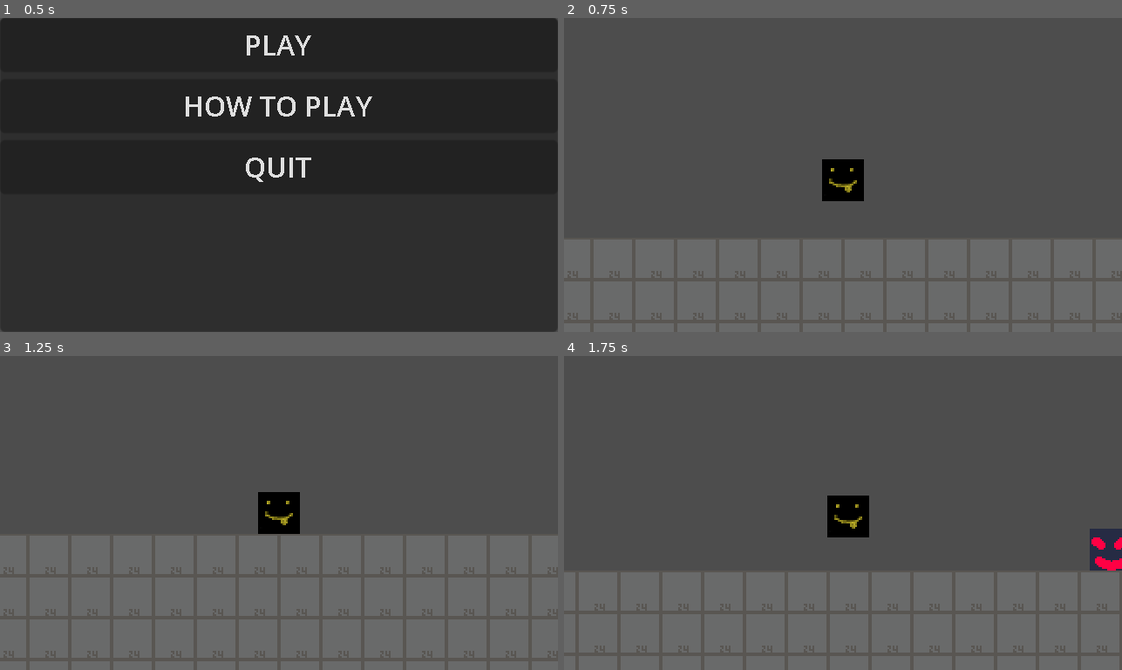
Above: before the commit, frames 1-4 (two rows, left to right).
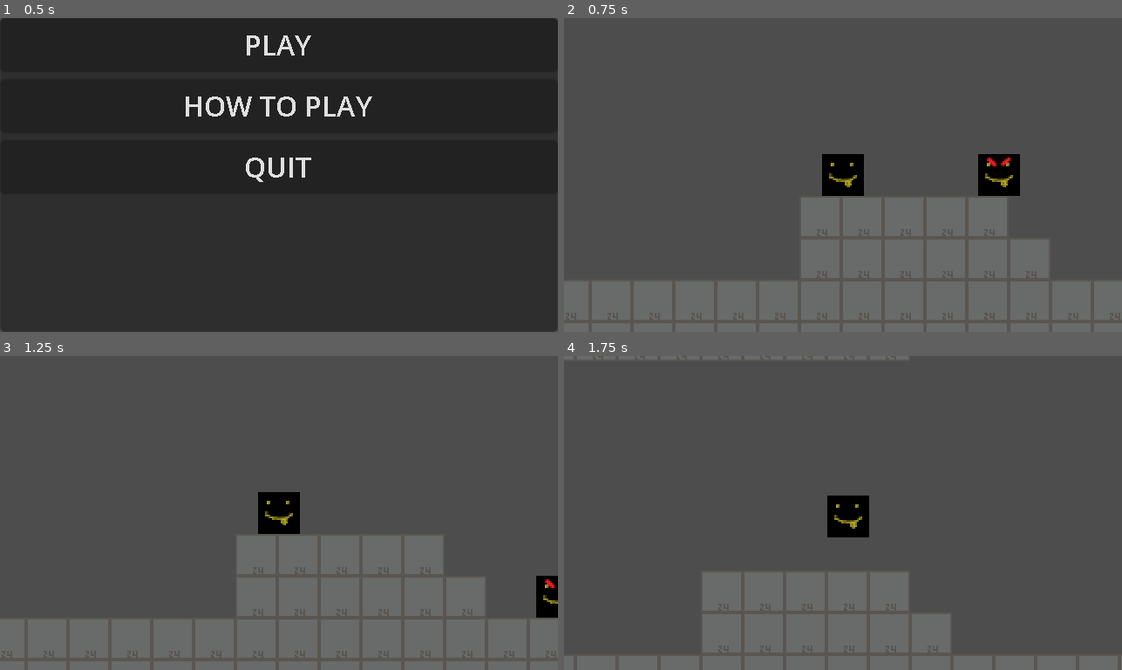
Above: after the commit, the same moments.

Repository: pixelbearstudio/game-off-jam
Game: Godot game, scene res://scenes/main/main.tscn
Two runs of this game, one before a commit and one after it. Both use one fixed random seed, a clock stepped at 60 frames per second and the inputs below.
Inputs:
- Up to frame 1 (0.5 s): no input
- Up to frame 2 (0.75 s): click "PLAY" at 0.5 s
- Up to frame 3 (1.25 s): no input
- Up to frame 4 (1.75 s): hold D (move_right) from 1.28 s (still down); tap E (interact) at 1.35 s; tap W (jump) at 1.52 s

Frame 1 is identical in both runs. In frame 2, 11% of the frame differs, in the area x 0-100%, y 43-83%; in frame 3, 13%; in frame 4, 14%, in the area x 0-100%, y 0-95%.

Commit message:
feat: add enemy and its basics movements

Diff:
--- /dev/null
+++ b/scenes/enemy/enemy.gd
@@ -0,0 +1,25 @@
+class_name Enemy
+extends CharacterBody2D
+
+const GRAVITY: int = 1000
+const MAX_H_SPEED: int = 140
+const H_ACCELERATION: int = 2000
+const MOVE_LERP_FACTOR: int = -50
+
+var move_vector: Vector2 = Vector2.RIGHT
+
+func _process(delta: float) -> void:
+
+	velocity.x += move_vector.x * H_ACCELERATION * delta
+	if move_vector.x == 0: velocity.x = lerpf(0, velocity.x, pow(2, MOVE_LERP_FACTOR * delta))
+
+	velocity.x = clampf(velocity.x, -MAX_H_SPEED, MAX_H_SPEED)
+	velocity.y += GRAVITY * delta
+
+	update_enemy_direction()
+	move_and_slide()
+
+func update_enemy_direction() -> void:
+	if is_on_wall():
+		velocity.x *= -1
+		move_vector.x *= -1
--- /dev/null
+++ b/scenes/enemy/enemy.tscn
@@ -0,0 +1,32 @@
+[gd_scene load_steps=5 format=3 uid="uid://jippc2c37s33"]
+
+[ext_resource type="Script" path="res://scenes/enemy/enemy.gd" id="1_e3qd6"]
+[ext_resource type="Texture2D" uid="uid://rjxxoqaore5a" path="res://assets/placeholders/24x24_enemy.png" id="2_dlq0y"]
+
+[sub_resource type="RectangleShape2D" id="RectangleShape2D_u45yt"]
+size = Vector2(24, 24)
+
+[sub_resource type="CircleShape2D" id="CircleShape2D_6bjgd"]
+radius = 36.0
+
+[node name="Enemy" type="CharacterBody2D" groups=["enemies"]]
+collision_layer = 2
+safe_margin = 0.001
+script = ExtResource("1_e3qd6")
+
+[node name="CoyoteTimer" type="Timer" parent="."]
+wait_time = 0.15
+one_shot = true
+
+[node name="24x24Player" type="Sprite2D" parent="."]
+texture = ExtResource("2_dlq0y")
+
+[node name="CollisionShape2D" type="CollisionShape2D" parent="."]
+shape = SubResource("RectangleShape2D_u45yt")
+
+[node name="InteractArea" type="Area2D" parent="."]
+collision_layer = 2147483648
+collision_mask = 2147483648
+
+[node name="CollisionShape2D" type="CollisionShape2D" parent="InteractArea"]
+shape = SubResource("CircleShape2D_6bjgd")
--- a/scenes/placeholder_level/placeholder_level.tscn
+++ b/scenes/placeholder_level/placeholder_level.tscn
@@ -1,10 +1,11 @@
-[gd_scene load_steps=8 format=3 uid="uid://c78xdubb2i256"]
+[gd_scene load_steps=9 format=3 uid="uid://c78xdubb2i256"]
 
 [ext_resource type="PackedScene" uid="uid://bfsmrly4sh71t" path="res://scenes/base_level/base_level.tscn" id="1_b8x7r"]
 [ext_resource type="Texture2D" uid="uid://d2tpu0u7fajcw" path="res://assets/placeholders/24x24_tile_platformer.png" id="2_5x81i"]
 [ext_resource type="PackedScene" uid="uid://b5a21s8ojvyma" path="res://scenes/game_camera/game_camera.tscn" id="2_djxrb"]
 [ext_resource type="PackedScene" uid="uid://d0xb2polcyunj" path="res://scenes/small_entity/small_entity.tscn" id="5_o2vpp"]
 [ext_resource type="PackedScene" uid="uid://4uk42apqnn0u" path="res://scenes/levels/entity_level_001.tscn" id="6_67pow"]
+[ext_resource type="PackedScene" uid="uid://jippc2c37s33" path="res://scenes/enemy/enemy.tscn" id="6_m34sv"]
 
 [sub_resource type="TileSetAtlasSource" id="TileSetAtlasSource_ycpyf"]
 texture = ExtResource("2_5x81i")
@@ -168,13 +169,20 @@
 [node name="PlaceholderLevel" instance=ExtResource("1_b8x7r")]
 
 [node name="GameCamera" parent="." index="0" instance=ExtResource("2_djxrb")]
+position = Vector2(-191, -17)
 
 [node name="PlaceholderTilemap" parent="." index="1"]
 tile_set = SubResource("TileSet_c5h11")
-layer_0/tile_data = PackedInt32Array(524301, 65536, 2, 45876 …(21348 unchanged characters)… , 65536, 0, -458712, 0, 2, -524248, 0, 0)
+layer_0/tile_data = PackedInt32Array(524301, 65536, 2, 45876 …(21348 unchanged characters)… , 65536, 0, -458712, 0, 2, -524248, 0, 0, 131063, 65536, 0, 131064, 65536, 0, 131065, 65536, 0, 131066, 65536, 0, 131067, 65536, 0, 131068, 65536, 0, 65527, 65536, 0, 65528, 65536, 0, 65529, 65536, 0, 65530, 65536, 0, 65531, 65536, 0)
 
 [node name="Entities" type="Node2D" parent="." index="2"]
 
 [node name="SmallEntity" parent="Entities" index="0" instance=ExtResource("5_o2vpp")]
 position = Vector2(210, 36)
 entity_scene = ExtResource("6_67pow")
+
+[node name="Enemy" parent="Entities" index="1" instance=ExtResource("6_m34sv")]
+position = Vector2(-121, -14)
+
+[node name="Player" parent="PlayerRoot" index="0"]
+position = Vector2(-191, -17)
Binary file added: assets/placeholders/24x24_enemy.png
Not shown, added: assets/placeholders/24x24_enemy.png.import
Not shown, changed: README.md
Not shown, added: scenes/main/maiDBC9.tmp
Not shown, added: scenes/placeholder_level/pla6394.tmp
Not shown, added: scenes/placeholder_level/plaDE3.tmp
